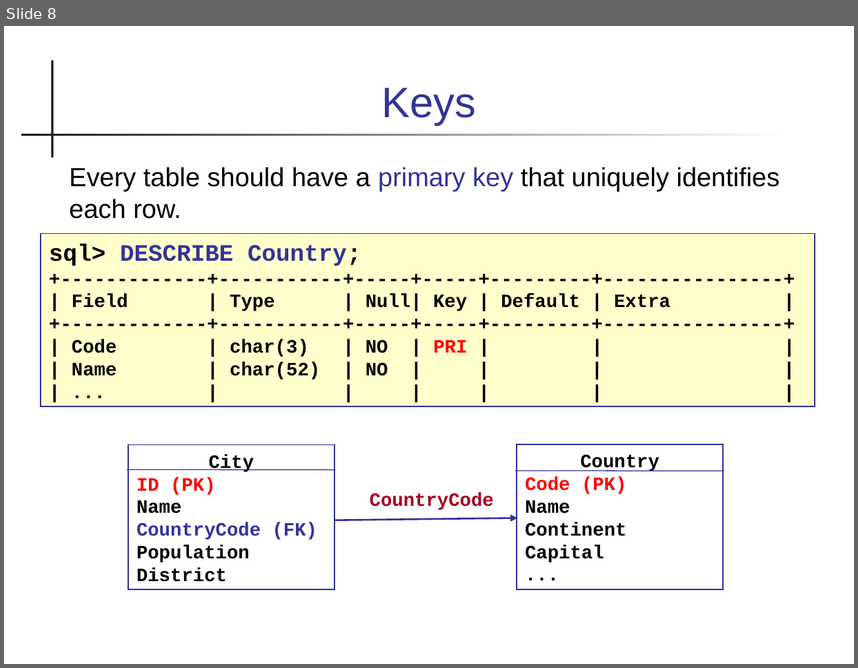
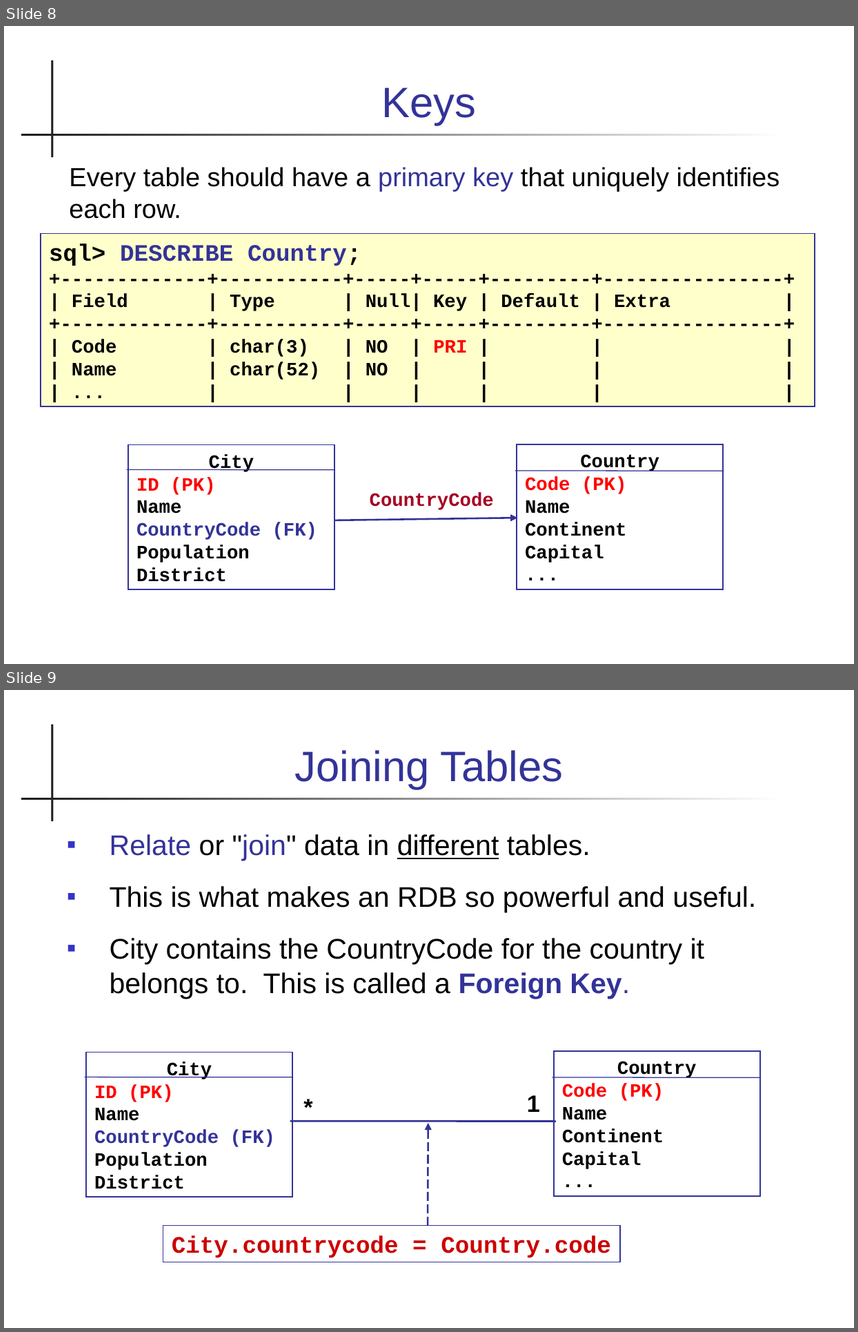
Before and after one commit to cpske/ISP, a slide deck: database/Database-Basics.ppt. Shown one above the other, each under a label of ours: slide 8 before the commit, slides 8 and 9 after it. The pictures are 858x668 and 858x1332 pixels, drawn with LibreOffice and Linux fonts; fonts in the diff are those of the drawing. Boxes give left, top, right and bottom in pixels: in the first picture for what was removed or moved away, otherwise in the second. Text is boxed around its words. In the diff, an @@ line names an element or a change of style, - is before the commit and + after.

```diff
--- a/database/Database-Basics.ppt
+++ b/database/Database-Basics.ppt
@@ slide 9 added at [4,690,854,1328], background #FFFFFF; not listed: 2 template elements that a slide beside it also shows @@
@@ title added at [294,750,564,789], 36 pt, text #333399 @@
+Joining Tables
@@ text added at [110,834,756,998], 24 pt, text #000000 @@
+▪ Relate or "join" data in different tables.
+▪ This is what makes an RDB so powerful and useful.
+▪ City contains the CountryCode for the country it belongs to. This is called a Foreign Key.
@@ rectangle added at [87,1052,293,1196], outline #333399 0.99 pt, 16 pt, text #000000, bold @@
+City
+ID (PK)
+Name
+CountryCode (FK)
+Population
+District
@@ rectangle added at [554,1052,760,1196], outline #333399 0.99 pt, 16 pt, text #000000, bold @@
+Country
+Code (PK)
+Name
+Continent
+Capital
+...
@@ line added from (85, 1077) to (293, 1077), #333399 0.74 pt @@
@@ line added from (553, 1077) to (760, 1078), #333399 0.74 pt @@
@@ text added at [290,1088,326,1125], 20 pt, text #000000, bold @@
+*
@@ text added at [527,1095,540,1112], 20 pt, text #000000, bold @@
+1
@@ line added from (291, 1121) to (555, 1121), #333399 1.5 pt @@
@@ arrow added from (428, 1225) to (428, 1123), #333399 1.5 pt @@
@@ rectangle added at [163,1225,620,1262], outline #333399 0.74 pt, 20 pt, text #CC0000, bold @@
+City.countrycode = Country.code
```
Also in this commit, not shown: 6 slides changed, 1 other slide added, 1 slide removed, 2 other files.
